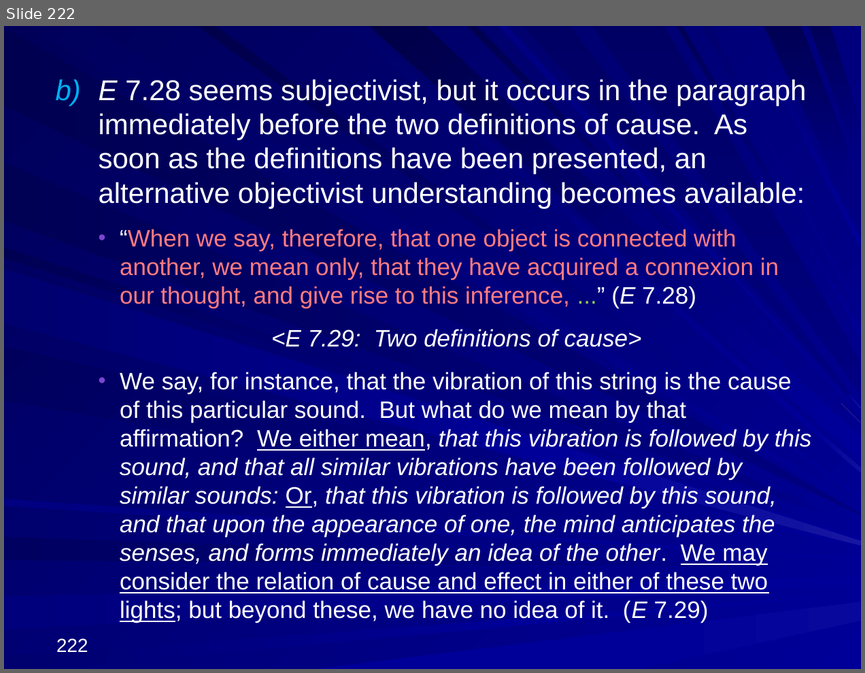
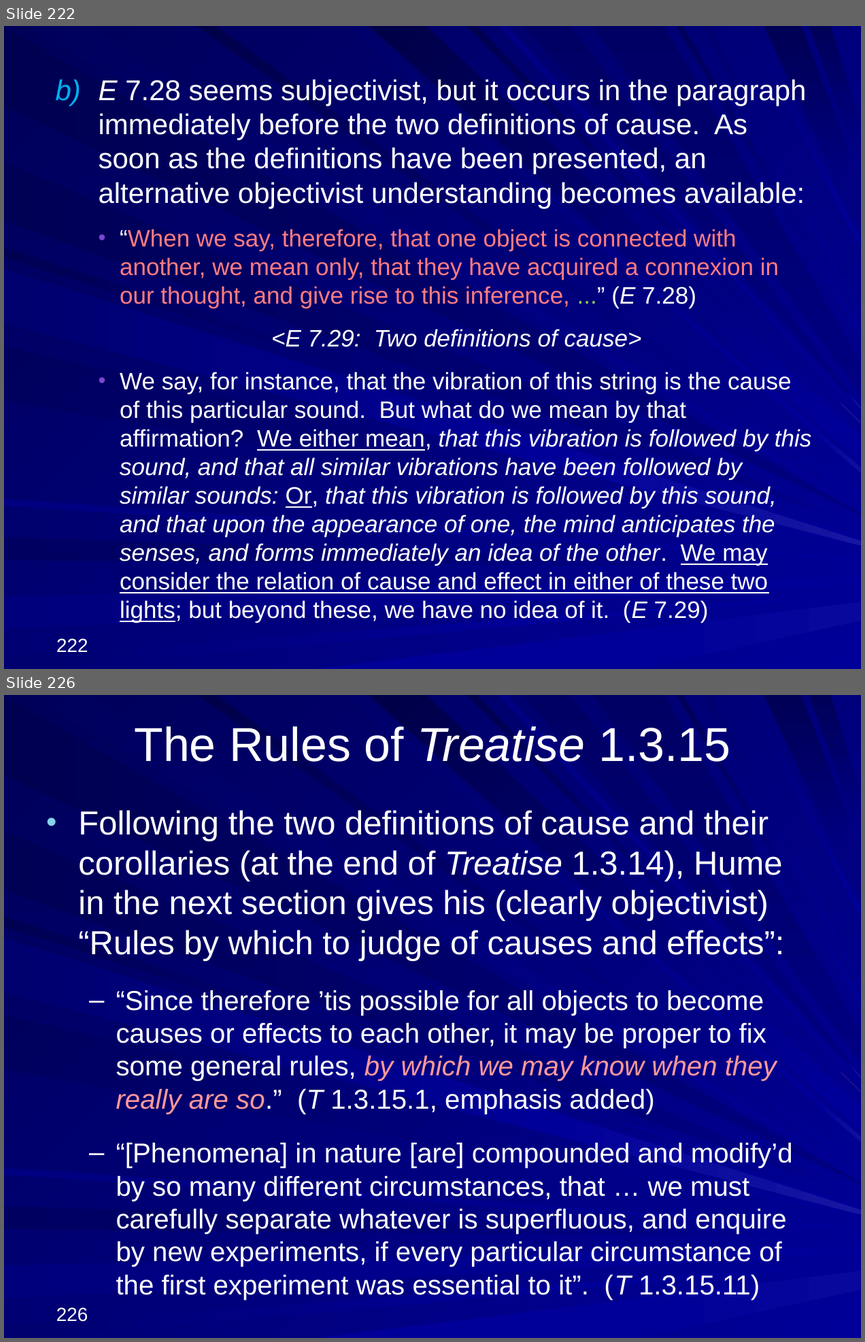
Before and after one commit to englishphilosophy/hume-texts-online, a slide deck: teaching/lectures/2025_Hume_MT_current.pptx. Shown one above the other, each under a label of ours: slide 222 before the commit, slides 222 and 226 after it; the slides between them are not shown. The pictures are 865x673 and 865x1342 pixels, drawn with LibreOffice and Linux fonts; fonts in the diff are those of the drawing. Boxes give left, top, right and bottom in pixels: in the first picture for what was removed or moved away, otherwise in the second. Text is boxed around its words. In the diff, an @@ line names an element or a change of style, - is before the commit and + after.

```diff
--- a/teaching/lectures/2025_Hume_MT_current.pptx
+++ b/teaching/lectures/2025_Hume_MT_current.pptx
@@ slide 226 added at [4,695,861,1338], background gradient #000078 to #000099; not listed: 37 template elements that a slide beside it also shows @@
@@ title added at [134,726,730,762], 40 pt, text #FFFFFF @@
+The Rules of Treatise 1.3.15
@@ text added at [78,810,793,1300], 23 pt, text #FFFFFF @@
+• Following the two definitions of cause and their corollaries (at the end of Treatise 1.3.14), Hume in the next section gives his (clearly objectivist) “Rules by which to judge of causes and effects”:
+  – “Since therefore ’tis possible for all objects to become causes or effects to each other, it may be proper to fix some general rules, by which we may know when they really are so.” (T 1.3.15.1, emphasis added)
+  – “[Phenomena] in nature [are] compounded and modify’d by so many different circumstances, that … we must carefully separate whatever is superfluous, and enquire by new experiments, if every particular circumstance of the first experiment was essential to it”. (T 1.3.15.11)
@@ page number added at [56,1307,88,1321], 16 pt, text #FFFFFF @@
+226
```
Also in this commit, not shown: 53 other slides added, 2 other files.
